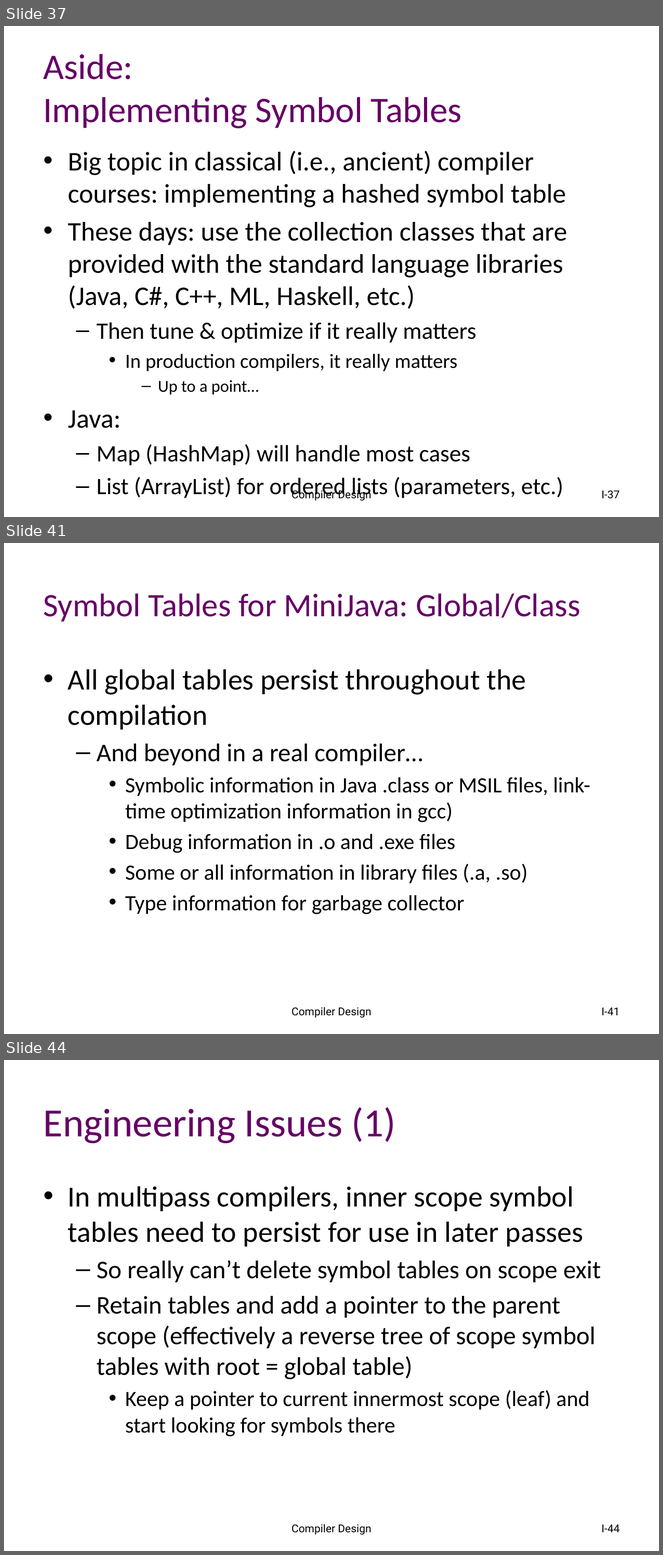
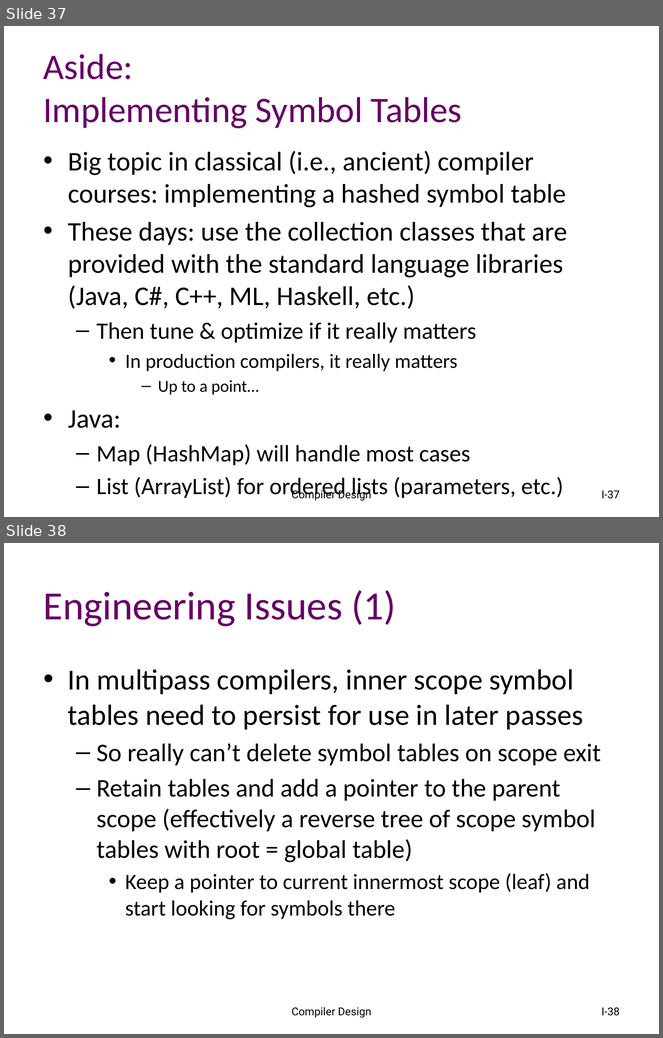
Before and after one commit to atu-se/atu.innomadic.com, a slide deck: courses/compilers/lectures/I-semantics.pptx. Shown one above the other, each under a label of ours: slides 37, 41 and 44 before the commit, slides 37 and 38 after it; the slides between them are not shown. The pictures are 663x1555 and 663x1038 pixels, drawn with LibreOffice and Linux fonts; fonts in the diff are those of the drawing. Boxes give left, top, right and bottom in pixels: in the first picture for what was removed or moved away, otherwise in the second. Text is boxed around its words. In the diff, an @@ line names an element or a change of style, - is before the commit and + after.

```diff
--- a/courses/compilers/lectures/I-semantics.pptx
+++ b/courses/compilers/lectures/I-semantics.pptx
@@ slide 41 removed at [4, 543, 659, 1034], background #FFFFFF @@
@@ title removed at [44, 593, 581, 622] @@
-Symbol Tables for MiniJava: Global/Class
@@ text removed at [68, 669, 591, 915] @@
-• All global tables persist throughout the compilation
-  – And beyond in a real compiler…
-    • Symbolic information in Java .class or MSIL files, link-time optimization information in gcc)
-    • Debug information in .o and .exe files
-    • Some or all information in library files (.a, .so)
-    • Type information for garbage collector
@@ text removed at [292, 1007, 371, 1018] @@
-Compiler Design
@@ page number removed at [601, 1008, 620, 1016] @@
-I-41
@@ what was slide 44 is now slide 38 @@
@@ page number at [601, 1008, 620, 1016]: text changed @@
-I-44
+I-38
```
Also in this commit, not shown: 18 slides changed, 6 other slides removed.
